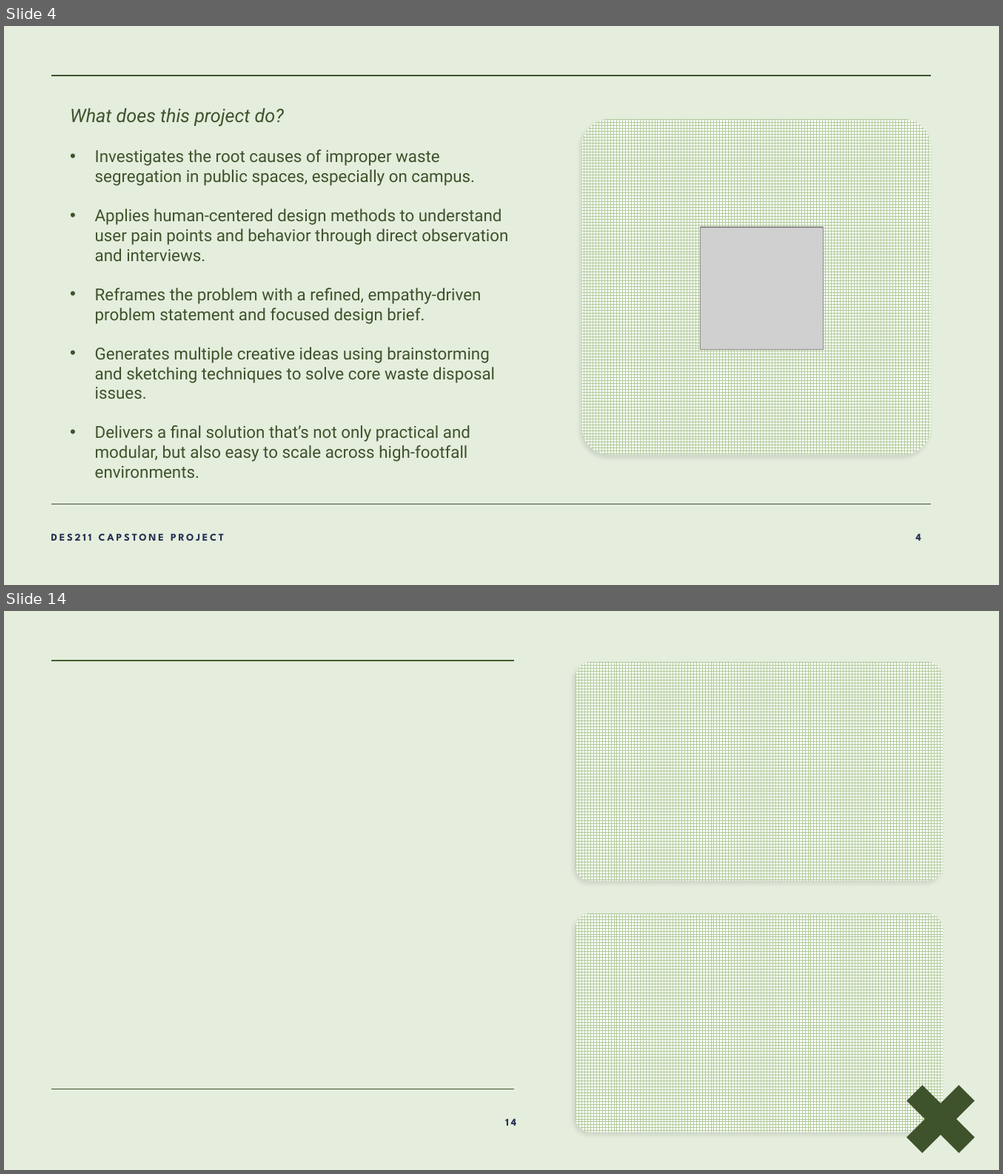
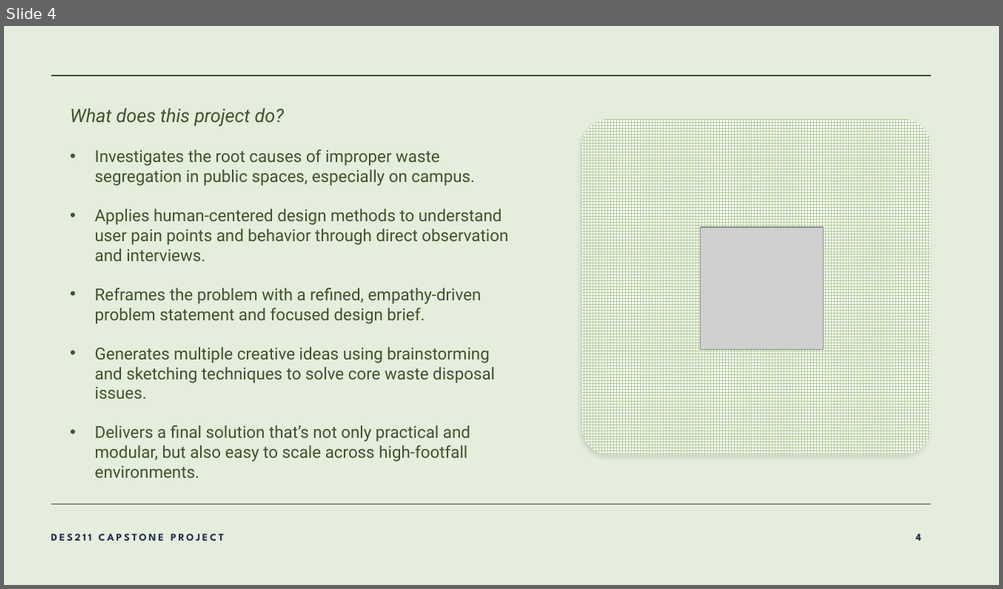
Before and after one commit to lalitm1004/DES211-CCD, a slide deck: presentation.pptx. Shown one above the other, each under a label of ours: slides 4 and 14 before the commit, slide 4 after it; the slides between them are not shown. The pictures are 1003x1174 and 1003x589 pixels, drawn with LibreOffice and Linux fonts; fonts in the diff are those of the drawing; grey boxes stand for pictures; background and template pictures are left out. Boxes give left, top, right and bottom in pixels: in the first picture for what was removed or moved away, otherwise in the second. Text is boxed around its words. In the diff, an @@ line names an element or a change of style, - is before the commit and + after.

```diff
--- a/presentation.pptx
+++ b/presentation.pptx
@@ slide 14 removed at [4, 611, 999, 1170], background #E5EDDD @@
@@ line removed from (52, 661) to (514, 661) @@
@@ rounded rectangle removed at [575, 662, 942, 881] @@
@@ rounded rectangle removed at [575, 914, 942, 1133] @@
@@ plus removed at [888, 1068, 992, 1170] @@
@@ line removed from (52, 1090) to (514, 1090) @@
@@ page number removed at [505, 1119, 516, 1126] @@
-14
```
Also in this commit, not shown: 7 slides changed, 10 slides added, 8 other slides removed.
